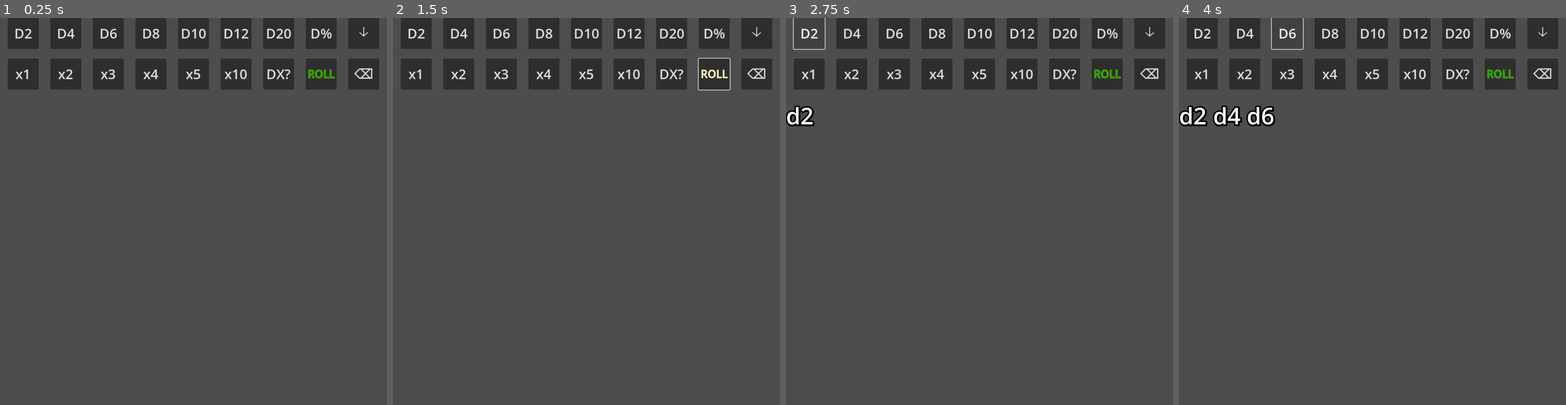
Above: before the commit, frames 1-4 (left to right).
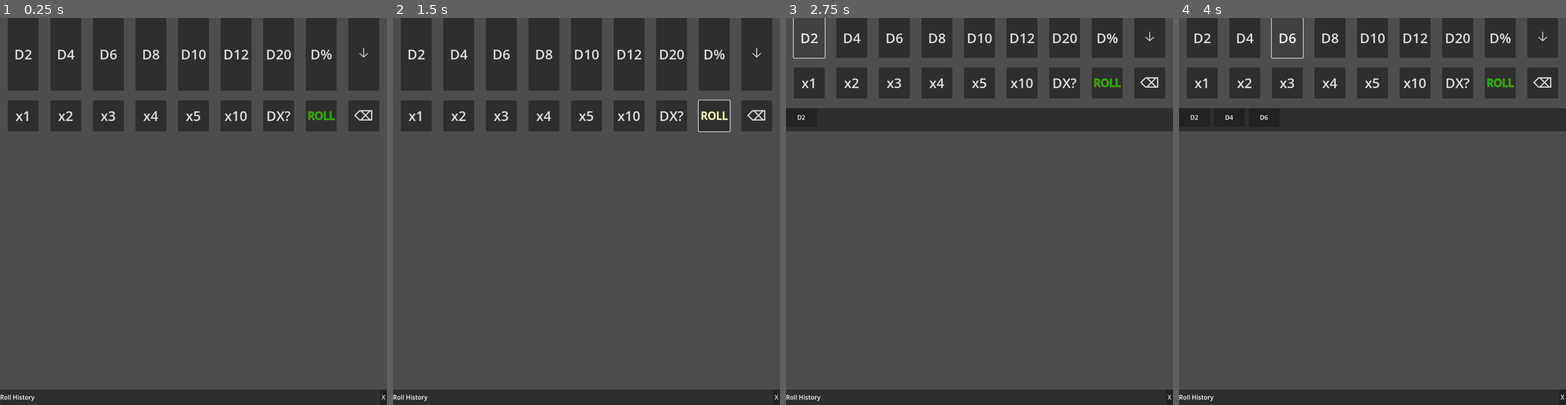
Above: after the commit, the same moments.

Repository: FromAriel/Experiments
Game: Godot game, scene res://main.tscn
Two runs of this game, one before a commit and one after it. Both use one fixed random seed, a clock stepped at 60 frames per second and the inputs below.
Inputs (mouse positions are in pixels of both pictures, inside the frame that each line leads up to):
- Up to frame 1 (0.25 s): no input
- Up to frame 2 (1.5 s): click "ROLL" at 0.5 s; click (776, 397) at 1.25 s, where only the run after the commit has a clickable "X"
- Up to frame 3 (2.75 s): click "D2" at 2 s
- Up to frame 4 (4 s): click "D4" at 2.75 s; click "D6" at 3.5 s

The runs differ from the first frame. In frame 1, 13% of the frame differs, in the area x 0-100%, y 2-100%; in frame 2, 13%; in frame 3, 16%; in frame 4, 16%.

Commit message:
feat(livedie): add roll queue and history ui

Diff:
--- a/LIVEdie/main.tscn
+++ b/LIVEdie/main.tscn
@@ -1,6 +1,8 @@
-[gd_scene load_steps=2 format=3 uid="uid://60wyaydkyepa"]
+
+[gd_scene load_steps=3 format=3 uid="uid://60wyaydkyepa"]
 
 [ext_resource type="PackedScene" uid="uid://qrollbar01" path="res://scenes/quick_roll_bar.tscn" id="1"]
+[ext_resource type="PackedScene" uid="uid://rollhist01" path="res://scenes/roll_history_panel.tscn" id="2"]
 
 [node name="Main" type="Control"]
 custom_minimum_size = Vector2(200, 200)
@@ -17,3 +19,5 @@
 custom_minimum_size = Vector2(1080, 125)
 layout_mode = 1
 offset_bottom = -1778.0
+
+[node name="RollHistory" parent="." instance=ExtResource("2")]
--- a/LIVEdie/scenes/dial_spinner.tscn
+++ b/LIVEdie/scenes/dial_spinner.tscn
@@ -36,3 +36,4 @@
 
 [node name="InputPanel" type="PopupPanel" parent="DialArea"]
 visible = true
+custom_minimum_size = Vector2(260, 340)
--- a/LIVEdie/scenes/quick_roll_bar.tscn
+++ b/LIVEdie/scenes/quick_roll_bar.tscn
@@ -202,12 +202,20 @@
 theme_override_font_sizes/font_size = 35
 text = "⌫"
 
-[node name="QueueLabel" type="Label" parent="QuickRollBar"]
-layout_mode = 2
-theme_override_colors/font_shadow_color = Color(0, 0, 0, 1)
-theme_override_constants/outline_size = 15
-theme_override_constants/shadow_outline_size = 15
-theme_override_font_sizes/font_size = 60
+
+[node name="QueueRow" type="PanelContainer" parent="QuickRollBar"]
+custom_minimum_size = Vector2(0, 60)
+size_flags_horizontal = 3
+
+[node name="Scroll" type="ScrollContainer" parent="QuickRollBar/QueueRow"]
+custom_minimum_size = Vector2(0, 60)
+anchors_preset = 1
+anchor_right = 1.0
+size_flags_horizontal = 3
+
+[node name="DiceBox" type="HBoxContainer" parent="QuickRollBar/QueueRow/Scroll"]
+size_flags_horizontal = 3
+theme_override_constants/separation = 10
 
 [node name="PreviewDialog" type="AcceptDialog" parent="QuickRollBar"]
 
@@ -216,3 +224,4 @@
 [node name="LongPressTimer" type="Timer" parent="QuickRollBar"]
 wait_time = 0.5
 one_shot = true
+autostart = false
--- /dev/null
+++ b/LIVEdie/scenes/roll_history_panel.tscn
@@ -0,0 +1,32 @@
+[gd_scene load_steps=2 format=3 uid="uid://rollhist01"]
+
+[ext_resource type="Script" uid="uid://rhist_script" path="res://scripts/roll_history_panel.gd" id="1"]
+
+[node name="RollHistoryPanel" type="PanelContainer"]
+anchors_preset = 8
+anchor_right = 1.0
+anchor_top = 1.0
+anchor_bottom = 1.0
+offset_top = -40.0
+script = ExtResource("1")
+
+[node name="HeaderBar" type="HBoxContainer" parent="."]
+custom_minimum_size = Vector2(0,40)
+
+[node name="Title" type="Label" parent="HeaderBar"]
+text = "Roll History"
+
+[node name="Spacer" type="Control" parent="HeaderBar"]
+size_flags_horizontal = 3
+
+[node name="Close" type="Button" parent="HeaderBar"]
+text = "X"
+
+[node name="ScrollContainer" type="ScrollContainer" parent="."]
+anchors_preset = 8
+anchor_right = 1.0
+anchor_top = 0.0
+anchor_bottom = 1.0
+offset_top = 40.0
+
+[node name="VBox" type="VBoxContainer" parent="ScrollContainer"]
--- a/LIVEdie/scripts/dial_spinner.gd
+++ b/LIVEdie/scripts/dial_spinner.gd
@@ -47,6 +47,8 @@
             btn.text = "<x"
         else:
             btn.text = key
+        btn.custom_minimum_size = Vector2(80, 80)
+        btn.add_theme_font_size_override("font_size", 30)
         grid.add_child(btn)
         if key.is_valid_int():
             btn.pressed.connect(_on_key.bind(key))
--- a/LIVEdie/scripts/quick_roll_bar.gd
+++ b/LIVEdie/scripts/quick_roll_bar.gd
@@ -40,6 +40,7 @@
     $LongPressTimer.timeout.connect(_on_long_press_timeout)
     $PreviewDialog.confirmed.connect(_on_preview_confirmed)
     $DialSpinner.confirmed.connect(_on_spinner_confirmed)
+    $QueueRow.visible = false
 
 
 func _connect_dice_buttons(row: HBoxContainer) -> void:
@@ -118,17 +119,31 @@
     else:
         qrb_queue[-1]["count"] += qty
     qrb_last_faces = faces
-    _update_queue_label()
-
-
-func _update_queue_label() -> void:
-    var parts: Array = []
-    for entry in qrb_queue:
-        var part := "d" + str(entry["faces"])
-        if entry["count"] > 1:
-            part += _superscript(entry["count"])
-        parts.append(part)
-    $QueueLabel.text = " ".join(parts)
+    _update_queue_display()
+
+
+func _update_queue_display() -> void:
+    var box := $QueueRow/Scroll/DiceBox
+    for child in box.get_children():
+        child.queue_free()
+    for entry in qrb_queue:
+        var chip := _make_chip(entry["faces"], entry["count"])
+        box.add_child(chip)
+    $QueueRow.visible = not qrb_queue.is_empty()
+
+
+func _make_chip(faces: int, qty: int) -> Control:
+    var panel := PanelContainer.new()
+    panel.custom_minimum_size = Vector2(80, 48)
+    panel.theme_type_variation = "Panel"
+    var label := Label.new()
+    label.horizontal_alignment = HORIZONTAL_ALIGNMENT_CENTER
+    label.vertical_alignment = VERTICAL_ALIGNMENT_CENTER
+    label.text = "D%s" % faces
+    if qty > 1:
+        label.text += _superscript(qty)
+    panel.add_child(label)
+    return panel
 
 
 func _superscript(val: int) -> String:
@@ -175,7 +190,7 @@
     qrb_prev_queue = qrb_queue.duplicate(true)
     for entry in qrb_queue:
         entry["count"] *= mult
-    _update_queue_label()
+    _update_queue_display()
 
 
 func _show_spinner(faces: int) -> void:
@@ -196,6 +211,9 @@
     var expr := _build_expression()
     var res := parser.evaluate(expr)
     print("Rolled: %s -> %s" % [expr, res])
+    if owner.has_node("RollHistory"):
+        var rh := owner.get_node("RollHistory") as RollHistoryPanel
+        rh.add_entry(expr, str(res))
     qrb_queue.clear()
     qrb_last_faces = 0
-    _update_queue_label()
+    _update_queue_display()
--- /dev/null
+++ b/LIVEdie/scripts/roll_history_panel.gd
@@ -0,0 +1,23 @@
+###############################################################
+# LIVEdie/scripts/roll_history_panel.gd
+# Key Classes      • RollHistoryPanel – slide-up history drawer
+# Key Functions    • add_entry() – record a new roll
+# Dependencies     • none
+# Last Major Rev   • 24-06-XX – initial history panel
+###############################################################
+class_name RollHistoryPanel
+extends PanelContainer
+
+var rhp_entries: Array = []
+
+@onready var rhp_vbox: VBoxContainer = $ScrollContainer/VBox
+
+
+func add_entry(expr: String, result: String) -> void:
+    var row := HBoxContainer.new()
+    row.custom_minimum_size.y = 48
+    var label := Label.new()
+    label.text = "%s -> %s" % [expr, result]
+    row.add_child(label)
+    rhp_vbox.add_child(row)
+    rhp_entries.push_front({"expr": expr, "result": result})
